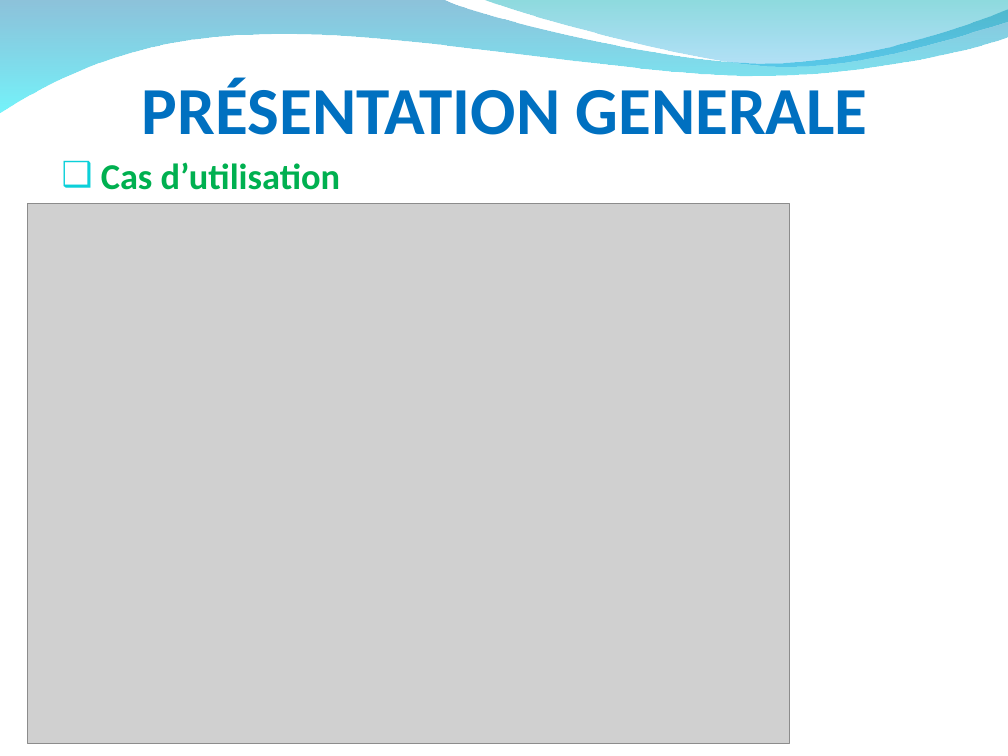
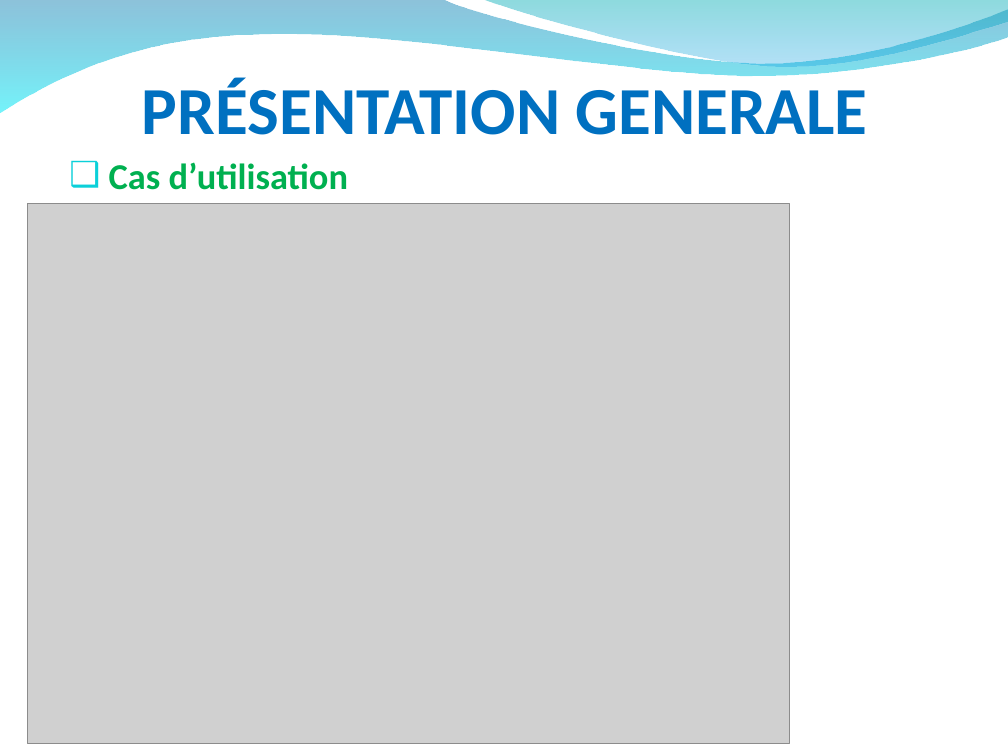
Before and after one commit to hardware/AscenseurPoissons, a slide deck: slide 8 of DOSSIERS A RENDRE/RevueAnalysePPT.ppt. Drawn at 1008x756 pixels with LibreOffice and Linux fonts; fonts in the diff are those of the drawing; grey boxes stand for pictures; background and template pictures are left out. Boxes give left, top, right and bottom in pixels: in the first picture for what was removed or moved away, otherwise in the second. Text is boxed around its words. In the diff, an @@ line names an element or a change of style, - is before the commit and + after.

Commit message:
MAJ PPT :)

```diff
--- a/DOSSIERS A RENDRE/RevueAnalysePPT.ppt
+++ b/DOSSIERS A RENDRE/RevueAnalysePPT.ppt
@@ text "Cas d’utilisation": place and size @@
-text "Cas d’utilisation" at box(101, 162, 340, 190)
+text "Cas d’utilisation" at box(109, 162, 348, 190)
```
Also in this commit, not shown: 1 other slide changed, 4 slides added, 2 slides removed.
